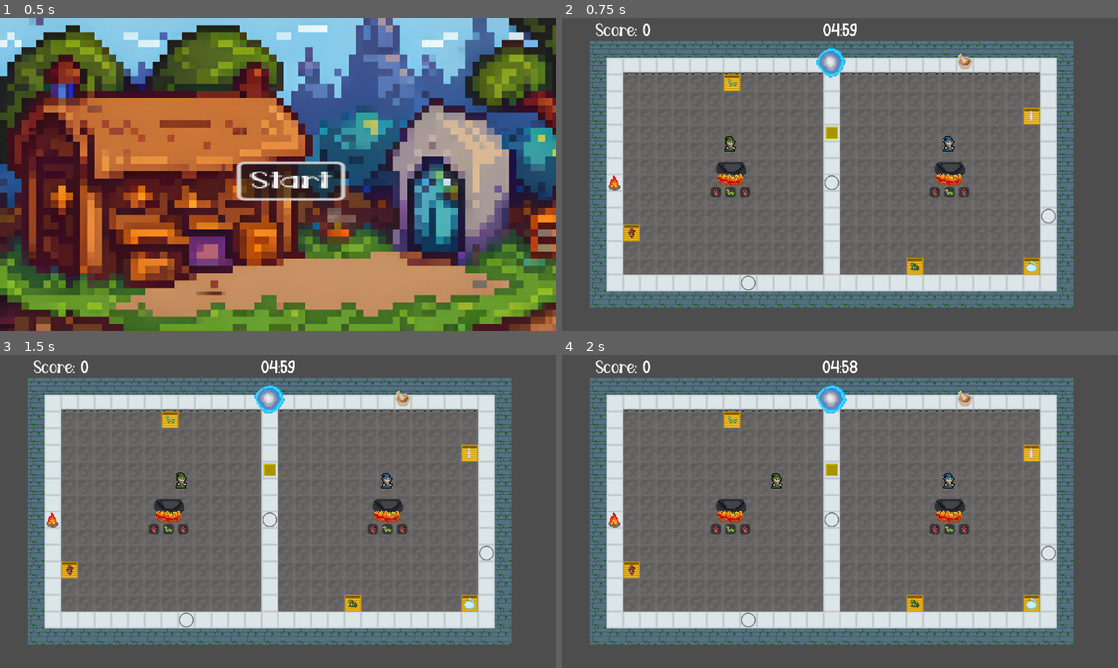
Above: before the commit, frames 1-4 (two rows, left to right).
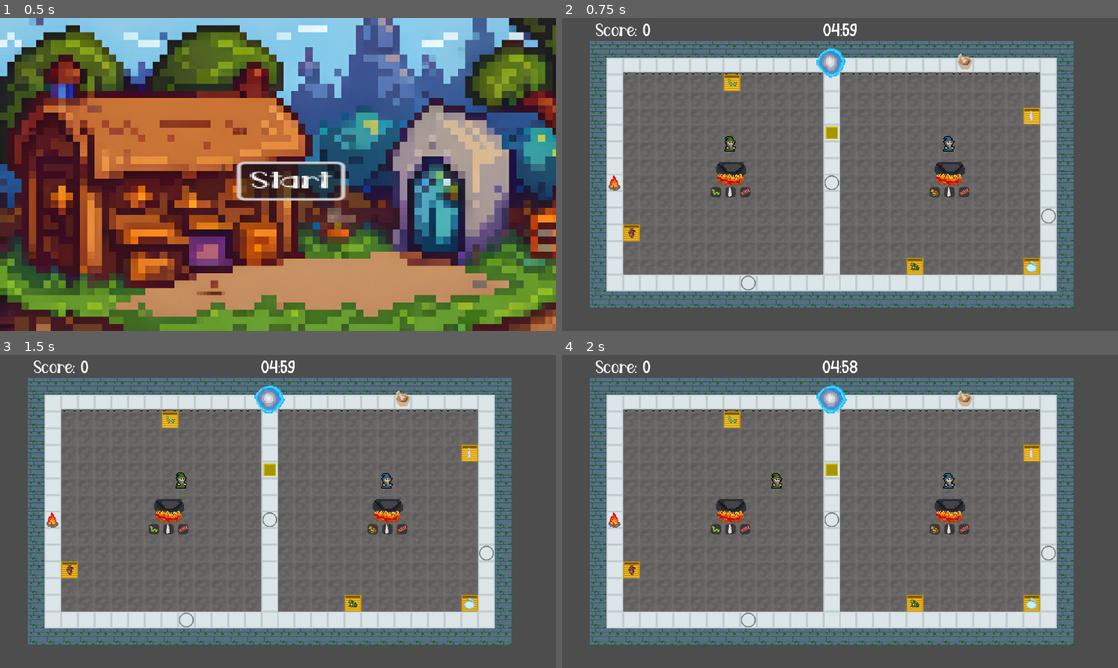
Above: after the commit, the same moments.

Repository: noriakisana/frankengamejam-2023
Game: Godot game, scene res://mainmenu/mainmenu.tscn
Same seed, same stepped clock (60 frames per second), same inputs: the game is played once before the commit and once after it.
Inputs:
- Up to frame 1 (0.5 s): no input
- Up to frame 2 (0.75 s): click "Start" at 0.5 s
- Up to frame 3 (1.5 s): tap Enter (interact_p2) at 1.25 s; hold D (walk_right_p1) from 1.28 s (still down); tap E (interact_p1) at 1.35 s
- Up to frame 4 (2 s): keep holding D (walk_right_p1)

Frame 1 is identical in both runs. In frame 2, 0.2% of the frame differs, in the area x 26-74%, y 54-58%; in frame 3, 0.2%; in frame 4, 0.2%.

Commit message:
random recipes

Diff:
--- a/cauldrons/caldron_on_fire.gd
+++ b/cauldrons/caldron_on_fire.gd
@@ -4,6 +4,7 @@
 
 @export var interaction_distance : float = 64
 @export var processing_time = 5
+@export var maximum_recipe_size = 3
 
 @onready var player_1 : Player = get_tree().get_first_node_in_group("player")
 @onready var player_2 : Player = get_tree().get_nodes_in_group("player")[1]
@@ -85,12 +86,12 @@
 	is_processing = false
 
 func generate_recipe():
-	# generate the recipe
-	recipe = [
-		load("res://ingredients/dragonheart/dragonheart.tres"),
-		load("res://ingredients/snake/snake.tres"),
-		load("res://ingredients/dragonheart/dragonheart.tres")
-	]
+	var recipe_size = randi() % maximum_recipe_size + 1
+	recipe = []
+	for i in range(recipe_size):
+		var ing_type = randi() % Ingredient.Type.size()
+		var ing_res = Ingredient.new(ing_type)
+		recipe.append(ing_res)
 
 func fill_recipe_panel():
 	for r in recipe:
--- a/ingredients/ingredient.gd
+++ b/ingredients/ingredient.gd
@@ -15,6 +15,9 @@
 }
 
 @export var type : Type
+
+func _init(type=Type.FAIRYDUST):
+	self.type = type
 
 func get_scene():
 	if self.type == Type.FAIRYDUST:
--- a/main.gd
+++ b/main.gd
@@ -5,6 +5,7 @@
 # Called when the node enters the scene tree for the first time.
 func _ready():
 	randomize()
+
 	$Timer.wait_time = time_limit
 	$TimeUpText.visible = false
 
